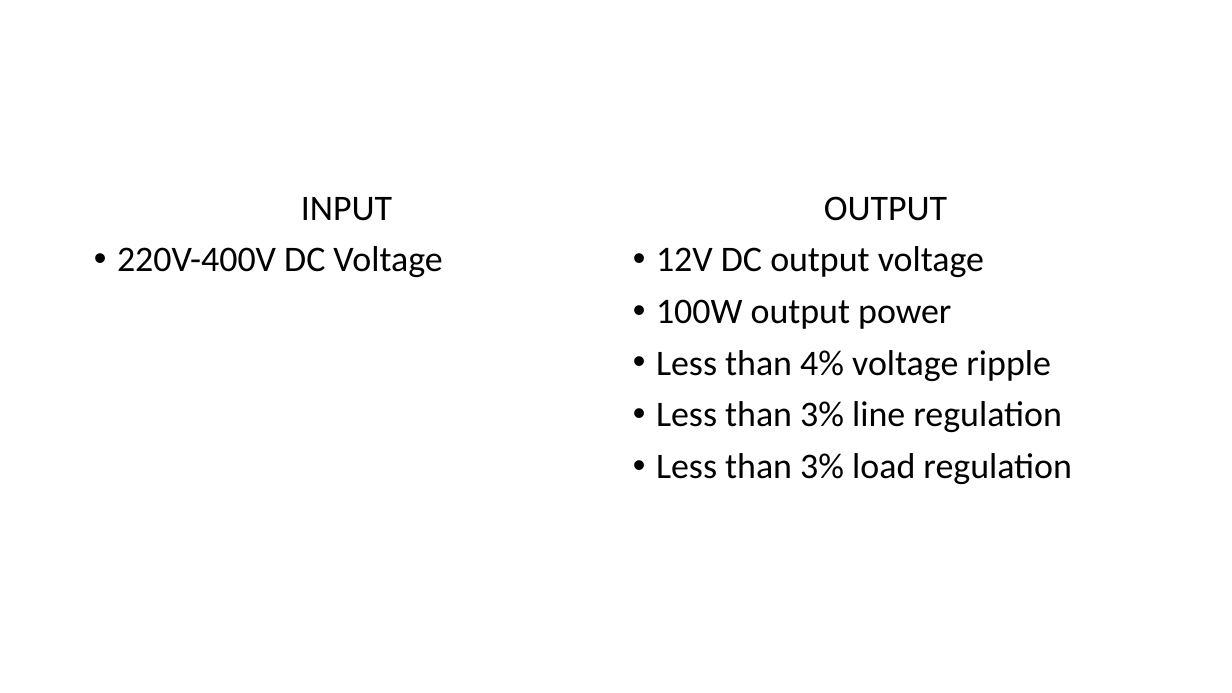
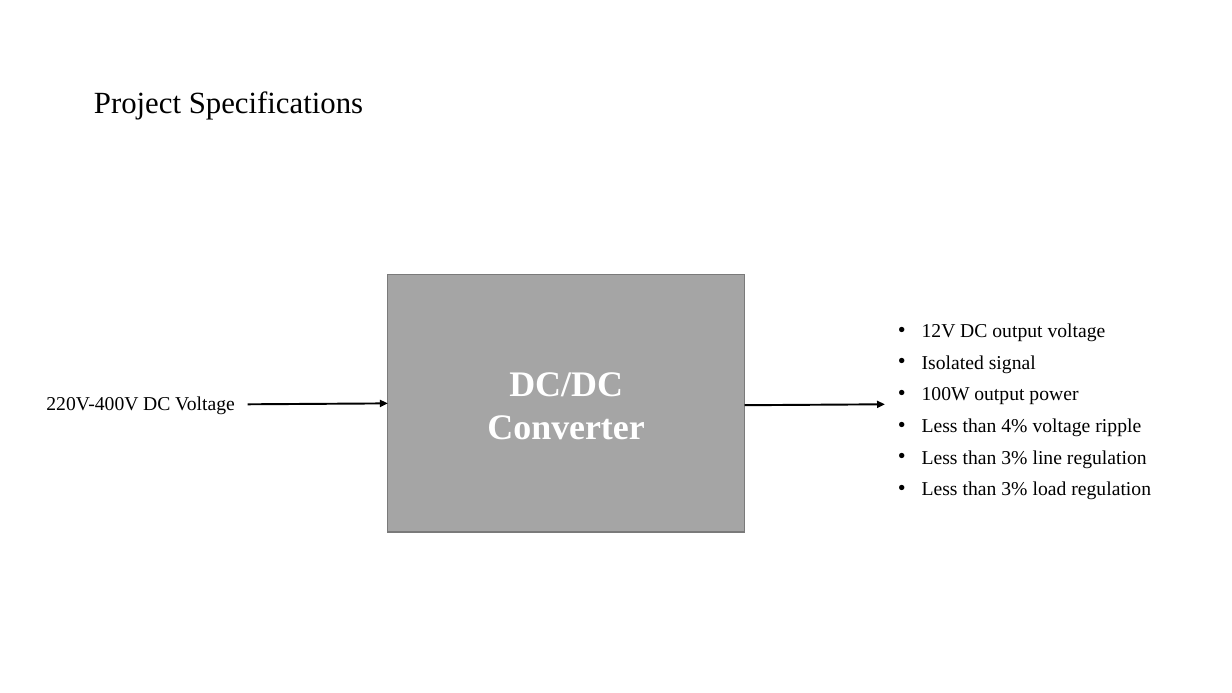
Before and after one commit to mustafayildz/EE464-Term-Project-, a slide deck: slide 2 of EE464_Proje_Sunu.pptx. Drawn at 1232x693 pixels with LibreOffice and Linux fonts; fonts in the diff are those of the drawing. Boxes give left, top, right and bottom in pixels: in the first picture for what was removed or moved away, otherwise in the second. Text is boxed around its words. In the diff, an @@ line names an element or a change of style, - is before the commit and + after.

```diff
--- a/EE464_Proje_Sunu.pptx
+++ b/EE464_Proje_Sunu.pptx
@@ title added at (94, 91, 363, 119), 24 pt, text #000000 @@
+Project Specifications
@@ text at (301, 197, 392, 221): paragraph removed @@
-INPUT
@@ text at (824, 196, 947, 221): paragraph removed @@
-OUTPUT
@@ rectangle added at (387, 274, 744, 532), fill #A5A5A5, outline #7A7A7A 1 pt, 28 pt, text #FFFFFF, bold @@
+DC/DC
+Converter
@@ text "12V DC output voltage": place and size @@
-text "12V DC output voltage" at (656, 196, 1072, 484)
+text "12V DC output voltage" at (922, 323, 1151, 500)
@@ text at (922, 323, 1151, 500): size 28 to 15.3 pt, font Calibri to Times New Roman in "12V DC output voltage", "100W output power", "Less than 4% voltage ripple", "Less than 3% line regulation" and 1 more places; line spacing 0.9 to 0.8 @@
@@ text at (922, 355, 1036, 374): paragraph added @@
+• Isolated signal
@@ text "220V-400V DC Voltage": place and size @@
-text "220V-400V DC Voltage" at (117, 197, 442, 277)
+text "220V-400V DC Voltage" at (46, 396, 235, 415)
@@ text "220V-400V DC Voltage" at (46, 396, 235, 415): size 28 to 15.3 pt, font Calibri to Times New Roman; bullet • to none; line spacing 0.9 to 0.8 @@
@@ arrow added from (248, 405) to (387, 404), #000000 1.5 pt @@
@@ arrow added from (745, 406) to (884, 405), #000000 1.5 pt @@
```
Also in this commit, not shown: 16 other slides changed, 14 slides added, 1 slide removed, 1 other file.
